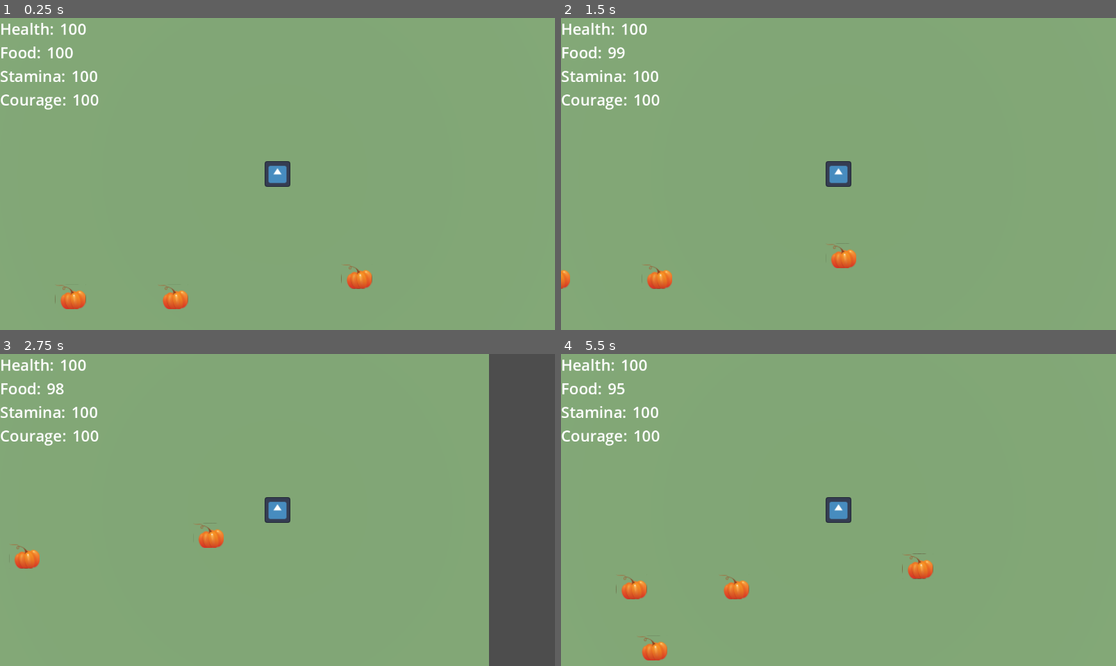
Above: before the commit, frames 1-4 (two rows, left to right).
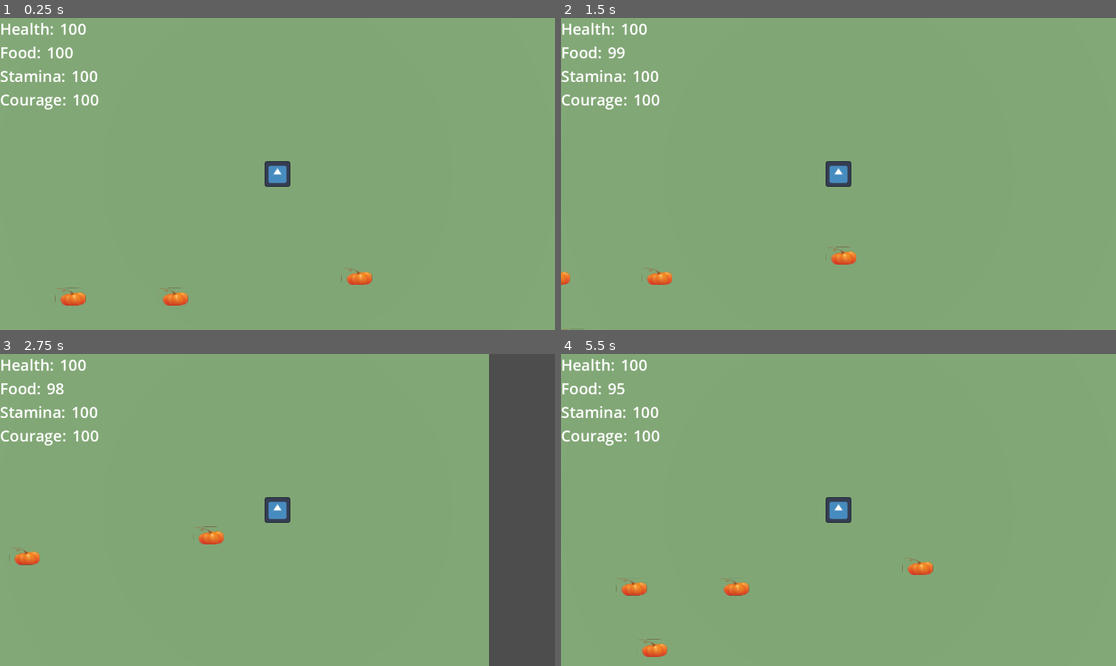
Above: after the commit, the same moments.

Repository: wattsUpJaz/Halloween2022
Game: Godot game, scene res://world.tscn
Two runs of this game, one before a commit and one after it. Both use one fixed random seed, a clock stepped at 60 frames per second and the inputs below. The engine's default icon, where the game draws it, is replaced by a stand-in: a white triangle on a blue panel in a dark square.
Inputs:
- Up to frame 1 (0.25 s): no input
- Up to frame 2 (1.5 s): tap Enter at 0.5 s; hold Right (ui_right) 0.53-1.28 s; hold Down (ui_down) from 1.28 s (still down)
- Up to frame 3 (2.75 s): release Down (ui_down) at 2.03 s; hold Right (ui_right) from 2.03 s (still down)
- Up to frame 4 (5.5 s): release Right (ui_right) at 2.78 s; hold Up (ui_up) 2.78-3.53 s; hold Left (ui_left) 3.53-5.03 s; hold Down (ui_down) from 5.03 s (still down)

The runs differ from the first frame. In frame 1, 0.3% of the frame differs, in the area x 10-68%, y 79-94%; in frame 2, 0.3%; in frame 3, 0.2%; in frame 4, 0.4%, in the area x 10-68%, y 63-99%.

Commit message:
Revert "billboard sprites"
This reverts commit 262ac4eb18436e7bcdc57ebf4eaee2ce68973ad5.

Diff:
--- a/craft-resource.tscn
+++ b/craft-resource.tscn
@@ -15,8 +15,7 @@
 shape = SubResource("BoxShape3D_3h1m0")
 
 [node name="Sprite3d" type="Sprite3D" parent="."]
-transform = Transform3D(1, 0, 0, 0, 1, 0, 0, 0, 1, -0.125612, 0.190889, 0)
-billboard = 1
+transform = Transform3D(1, 0, 0, 0, 0.707107, 0.707107, 0, -0.707107, 0.707107, -0.125612, 0.00348943, 0)
 texture = ExtResource("2_l56f1")
 
 [connection signal="body_entered" from="." to="." method="_on_craft_resource_body_entered"]
--- a/world.tscn
+++ b/world.tscn
@@ -15,6 +15,7 @@
 script = ExtResource("1_75vlu")
 
 [node name="Player" parent="." instance=ExtResource("1_fumg7")]
+transform = Transform3D(1, 0, 0, 0, 1, 0, 0, 0, 1, 0, 0.0695372, 0)
 
 [node name="Ground" type="StaticBody3D" parent="."]
 
